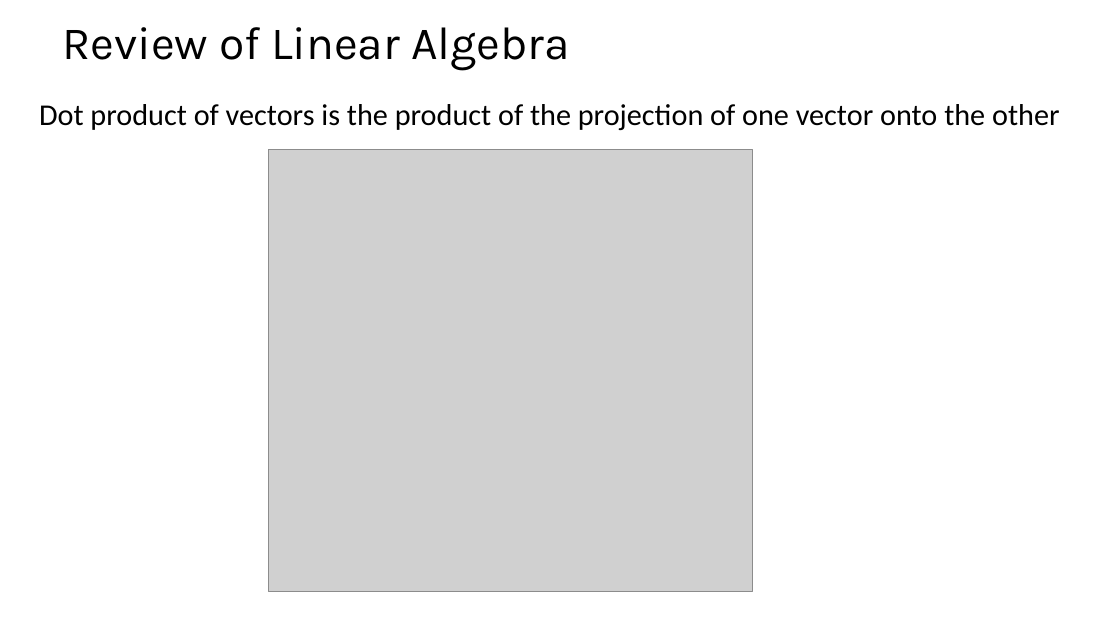
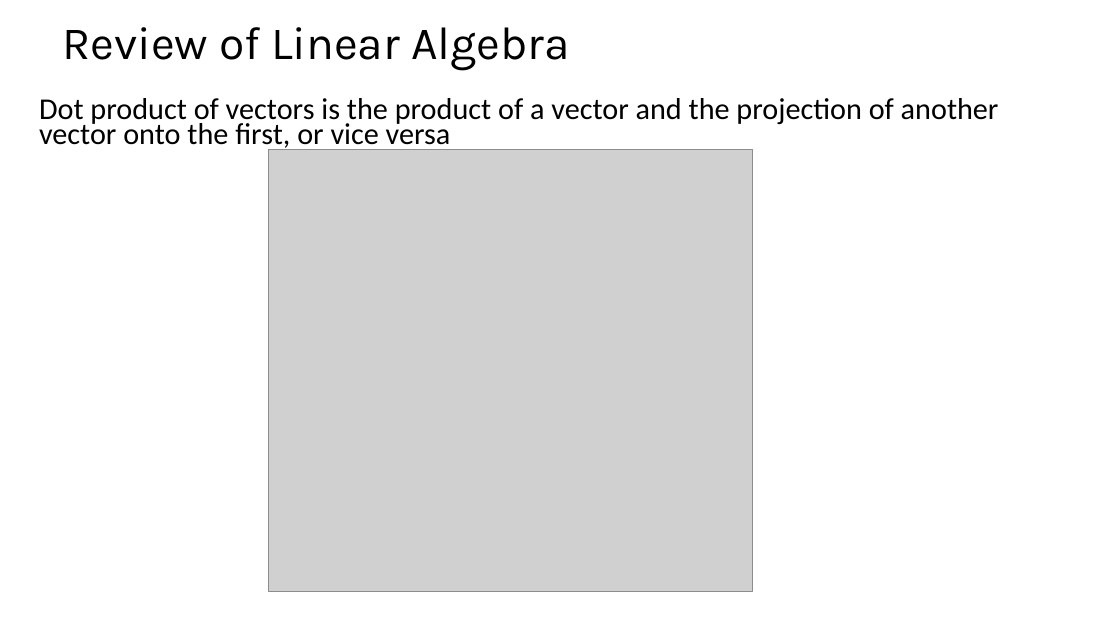
Before and after one commit to StephenElston/CSCI-E-108, a slide deck: slide 15 of SupplementaryMaterials/ReviewOfLinearAlgebra.pptx. Drawn at 1120x630 pixels with LibreOffice and Linux fonts; fonts in the diff are those of the drawing; grey boxes stand for pictures. Boxes give left, top, right and bottom in pixels: in the first picture for what was removed or moved away, otherwise in the second. Text is boxed around its words. In the diff, an @@ line names an element or a change of style, - is before the commit and + after.

Commit message:
Fixed errors in annimations

```diff
--- a/SupplementaryMaterials/ReviewOfLinearAlgebra.pptx
+++ b/SupplementaryMaterials/ReviewOfLinearAlgebra.pptx
@@ text at box(39, 98, 999, 152): text changed @@
-Dot product of vectors is the product of the projection of one vector onto the other
+Dot product of vectors is the product of a vector and the projection of another vector onto the first, or vice versa
```
